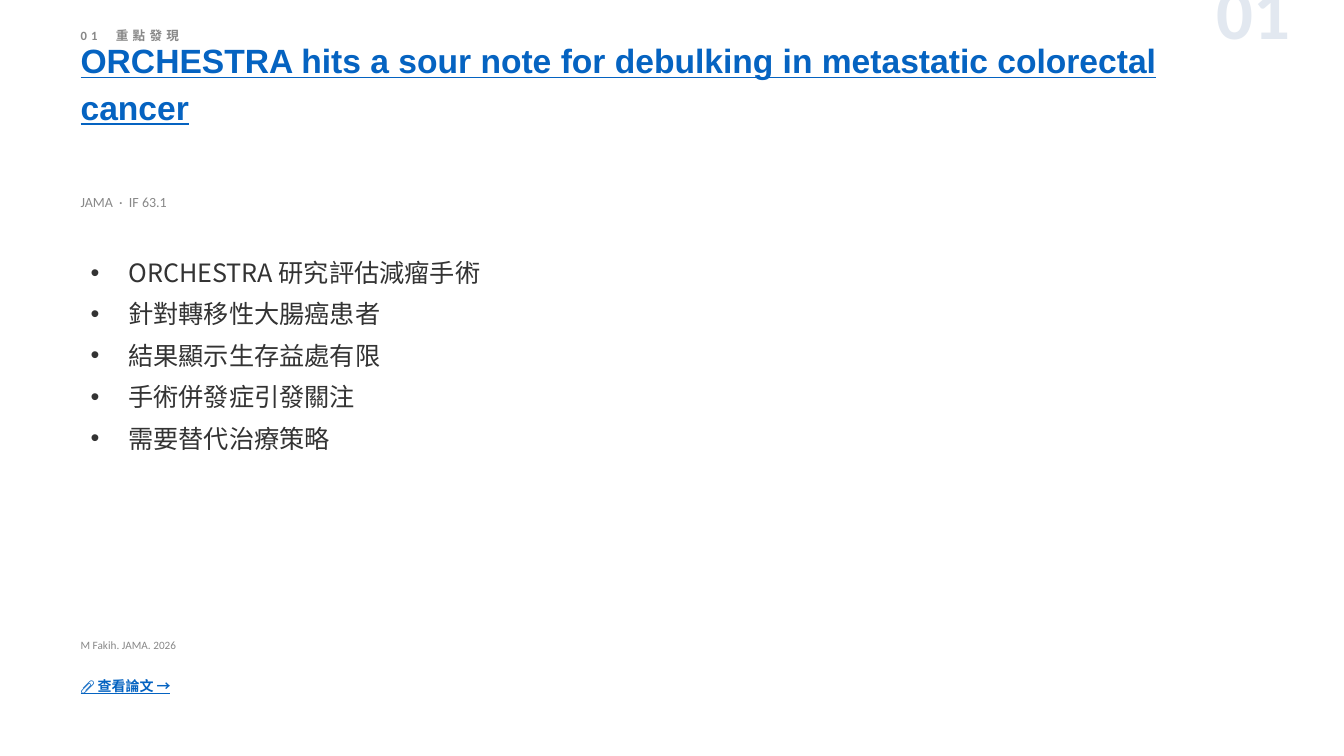
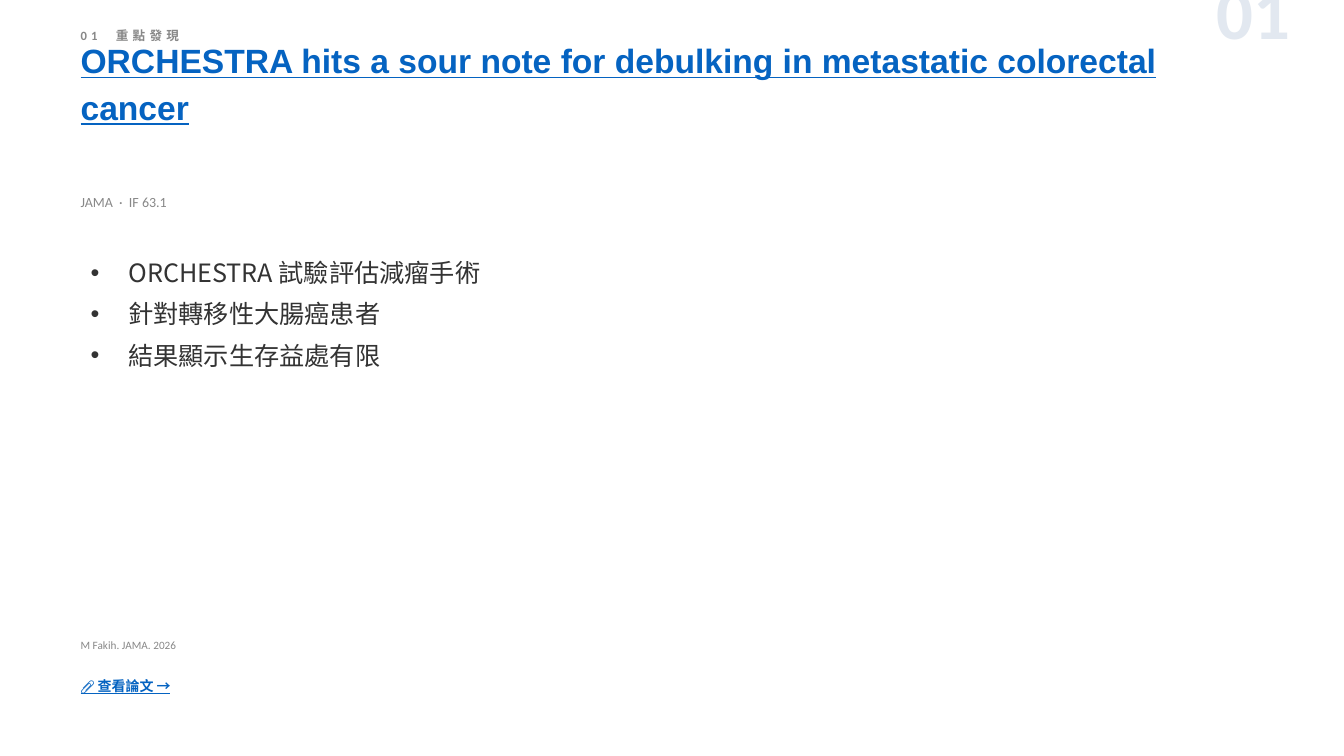
Before and after one commit to jejenhu-maker/colorectal-weekly-digest, a slide deck: slide 3 of docs/digest-zh.pptx. Drawn at 1344x756 pixels with LibreOffice and Linux fonts; fonts in the diff are those of the drawing. Boxes give left, top, right and bottom in pixels: in the first picture for what was removed or moved away, otherwise in the second. Text is boxed around its words. In the diff, an @@ line names an element or a change of style, - is before the commit and + after.

```diff
--- a/docs/digest-zh.pptx
+++ b/docs/digest-zh.pptx
@@ text at bbox=[128, 260, 481, 284]: text changed @@
-• ORCHESTRA 研究評估減瘤手術
+• ORCHESTRA 試驗評估減瘤手術
@@ text at bbox=[128, 385, 355, 450]: paragraphs removed @@
-• 手術併發症引發關注
-• 需要替代治療策略
```
Also in this commit, not shown: 11 other slides changed, 2 slides added, 2 slides removed, 2 other files.
